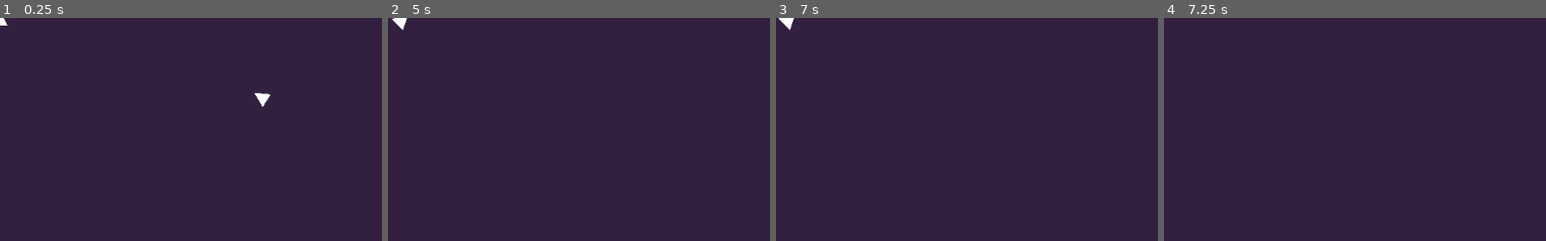
Above: before the commit, frames 1-4 (left to right).
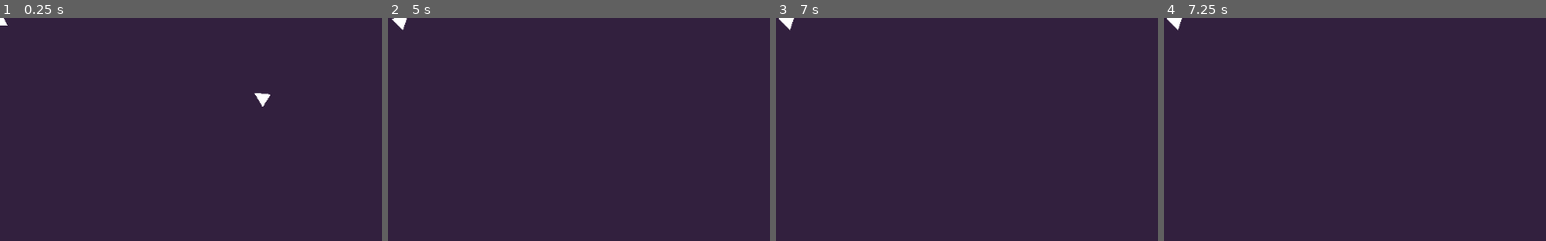
Above: after the commit, the same moments.

Repository: jknightdoeswork/godot_steering_test
Game: Godot game, scene res://spacemen/Spacemen.tscn
The game is run twice, just before and just after one commit, with the same random seed, the same clock (stepped at 60 frames per second) and the same inputs.
Inputs (mouse positions are % of the whole screen's width and height, from its top left):
- Up to frame 1 (0.25 s): no input
- Up to frame 2 (5 s): move the mouse to (72, 45) at 0.52 s; click (72, 45) at 0.67 s; drag from (30, 55) to (26, 14) at 1.27 s; tap Enter at 2 s; move the mouse to (60, 28) at 2.02 s; click (60, 28) at 2.17 s; drag from (45, 70) to (20, 35) at 2.77 s; move the mouse to (80, 65) at 3.52 s; click (80, 65) at 3.67 s; drag from (20, 35) to (5, 3) at 4.27 s
- Up to frame 3 (7 s): tap Space at 5, 6.5 s; move the mouse to (55, 50) at 5.02 s; click (55, 50) at 5.17 s; tap Enter at 5.75 s; drag from (35, 25) to (30, 55) at 5.77 s; move the mouse to (72, 45) at 6.52 s; click (72, 45) at 6.67 s
- Up to frame 4 (7.25 s): no input
The pictures show only the part of the screen within x 0-50%, y 0-50%; the shares and areas given below are measured in that part.

Frames 1-3 are identical in both runs. In frame 4, 0.1% of the frame differs, in the area x 0-5%, y 0-6%.
Error in both runs: Trying to assign value of type 'Node2D' to a variable of type 'Polygon2D'. (res://spacemen/unit_selection/BoxSelector.gd:3)

Commit message:
proximity group identity

Diff:
--- a/project.godot
+++ b/project.godot
@@ -153,6 +153,11 @@
 "class": "GSAIUtils",
 "language": "GDScript",
 "path": "res://steer/GSAIUtils.gd"
+}, {
+"base": "Node",
+"class": "Identity",
+"language": "GDScript",
+"path": "res://spacemen/ship/Identity.gd"
 } ]
 _global_script_class_icons={
 "GSAIAgentLocation": "",
@@ -183,7 +188,8 @@
 "GSAISteeringAgent": "",
 "GSAISteeringBehavior": "",
 "GSAITargetAcceleration": "",
-"GSAIUtils": ""
+"GSAIUtils": "",
+"Identity": ""
 }
 
 [application]
--- a/spacemen/scripts/ProximityGroup.gd
+++ b/spacemen/scripts/ProximityGroup.gd
@@ -1,36 +1,51 @@
 extends Area2D
+
 signal on_closest_unit_changed
 signal on_group_changed
 signal on_unit_entered
 signal on_unit_exited
 
+export(Identity.IdentityType) var identity_type
+export var faction := -1
+
 var nearby_units := []
 var closest_unit:Node2D = null
-
 
 func _ready():
 	connect("body_entered", self, "on_body_entered")
 	connect("body_exited", self, "on_body_exited")
 
 func nearby_units():
-	return get_overlapping_bodies()
+	var bodies := get_overlapping_bodies()
+	var filtered_bodies := []
+	for b in bodies:
+		var identity = b.get_node("Identity")
+		if identity != null and identity.compare(identity_type, faction):
+			filtered_bodies.append(b)
+	return filtered_bodies
 
 func on_body_entered(body:Node2D):
-	var old_closest := closest_unit
-	closest_unit = select_closest_unit(closest_unit, body)
-	emit_signal("on_unit_entered", body)
-	emit_signal("on_group_changed")
-	if closest_unit != old_closest:
-		emit_signal("on_closest_unit_changed")
+	var identity = body.get_node("Identity")
+	if identity != null:
+		if identity.compare_identities(identity_type, faction):
+			var old_closest := closest_unit
+			closest_unit = select_closest_unit(closest_unit, body)
+			emit_signal("on_unit_entered", body)
+			emit_signal("on_group_changed")
+			if closest_unit != old_closest:
+				emit_signal("on_closest_unit_changed")
 
 func on_body_exited(body:Node):
-	var old_closest := closest_unit
-	if closest_unit == body:
-		closest_unit = select_closest_unit_from_group(nearby_units())
-	emit_signal("on_unit_exited", body)
-	emit_signal("on_group_changed")
-	if closest_unit != old_closest:
-		emit_signal("on_closest_unit_changed")
+	var identity = body.get_node("Identity")
+	if identity != null:
+		if identity.compare_identities(identity_type, faction):
+			var old_closest := closest_unit
+			if closest_unit == body:
+				closest_unit = select_closest_unit_from_group(nearby_units())
+			emit_signal("on_unit_exited", body)
+			emit_signal("on_group_changed")
+			if closest_unit != old_closest:
+				emit_signal("on_closest_unit_changed")
 
 func select_closest_unit_from_group(bodies:Array)->Node2D:
 	var unit:Node2D = null
--- a/spacemen/ship/Identity.gd
+++ b/spacemen/ship/Identity.gd
@@ -1,4 +1,16 @@
 extends Node
+class_name Identity
 
-export(int, "Ship") var type
+enum IdentityType {
+	Ship,
+
+}
+
+export(IdentityType) var type
 export(int) var faction
+
+func compare_identities(t:int, f:int):
+	if type == t:
+		if faction == f or f == -1 or faction == -1:
+			return true
+	return false
Not shown: 3 places in spacemen/ship/Ship.tscn that only renumber resources
